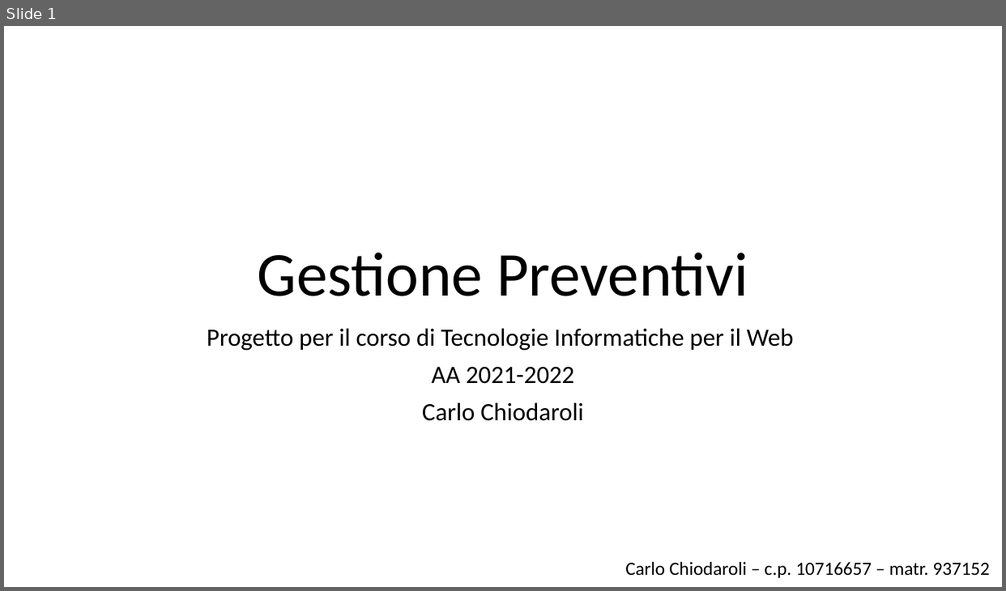
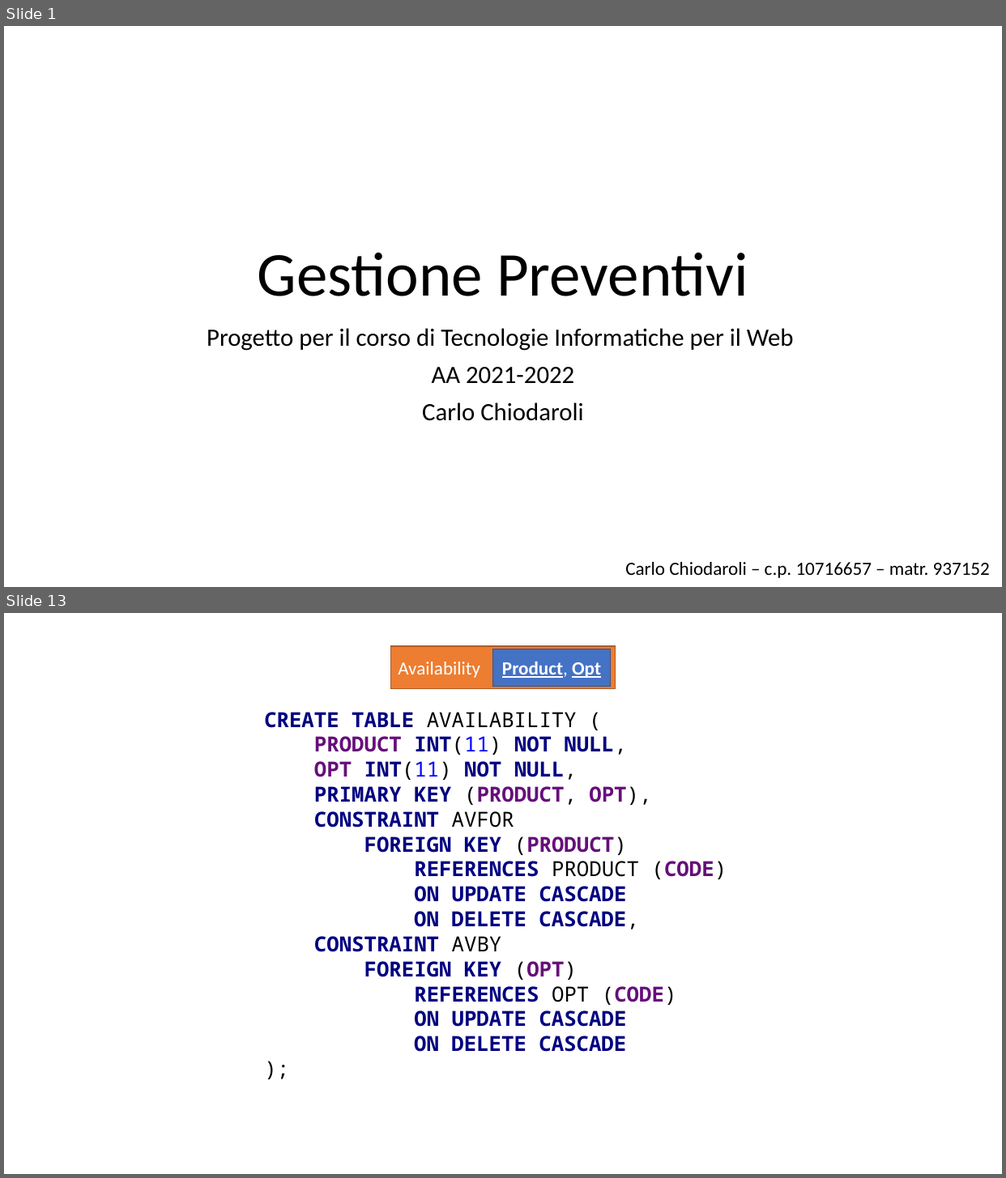
Before and after one commit to CarloChiodaroli/TIW-2022-HTML, a slide deck: data/Gestione Preventivi.pptx. Shown one above the other, each under a label of ours: slide 1 before the commit, slides 1 and 13 after it; the slides between them are not shown. The pictures are 1006x591 and 1006x1178 pixels, drawn with LibreOffice and Linux fonts; fonts in the diff are those of the drawing. Boxes give left, top, right and bottom in pixels: in the first picture for what was removed or moved away, otherwise in the second. Text is boxed around its words. In the diff, an @@ line names an element or a change of style, - is before the commit and + after.

```diff
--- a/data/Gestione Preventivi.pptx
+++ b/data/Gestione Preventivi.pptx
@@ slide 13 added at (x1=4, y1=613, x2=1002, y2=1174), background #FFFFFF @@
@@ rectangle added at (x1=391, y1=646, x2=616, y2=688), fill #ED7D31, outline #AF5C24 1 pt, 18 pt, text #FFFFFF @@
+Availability
@@ rectangle added at (x1=493, y1=649, x2=611, y2=687), fill #4472C4, outline #325491 1 pt, 18 pt, text #FFFFFF, bold, underline @@
+Product, Opt
@@ text added at (x1=264, y1=712, x2=727, y2=1052), 20 pt, text #000080, bold @@
+CREATE TABLE AVAILABILITY (
+PRODUCT INT(11) NOT NULL,
+OPT INT(11) NOT NULL,
+PRIMARY KEY (PRODUCT, OPT),
+CONSTRAINT AVFOR
+FOREIGN KEY (PRODUCT)
+REFERENCES PRODUCT (CODE)
+ON UPDATE CASCADE
+ON DELETE CASCADE,
+CONSTRAINT AVBY
+FOREIGN KEY (OPT)
+REFERENCES OPT (CODE)
+ON UPDATE CASCADE
+ON DELETE CASCADE
+);
```
Also in this commit, not shown: 2 slides changed, 19 other slides added, 1 other file.
